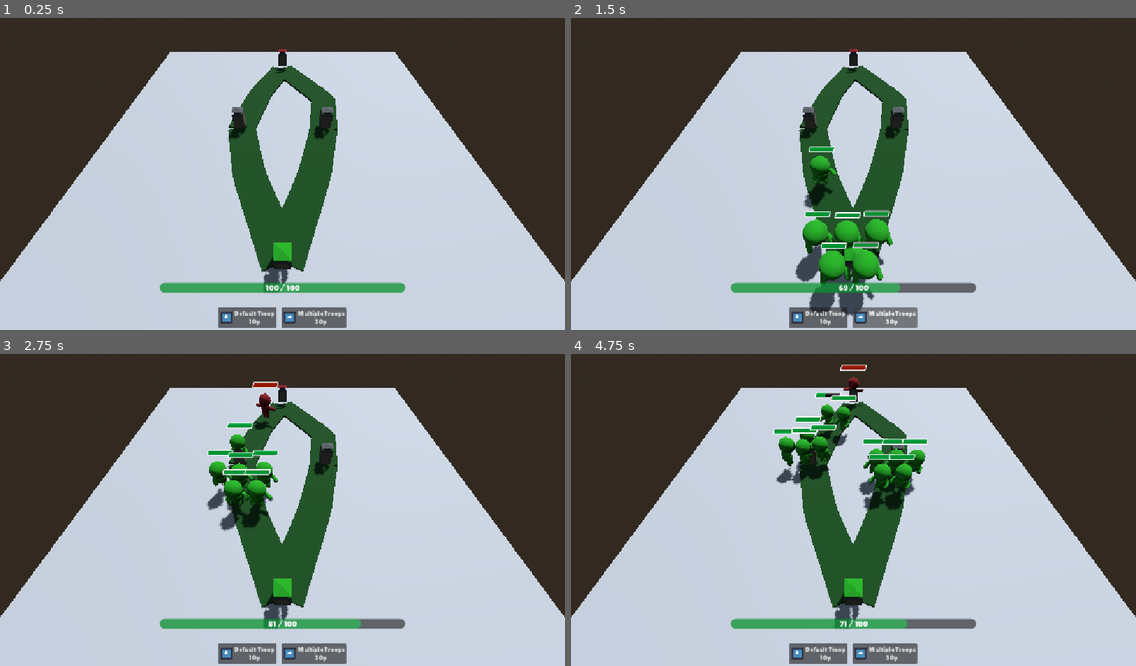
Above: before the commit, frames 1-4 (two rows, left to right).
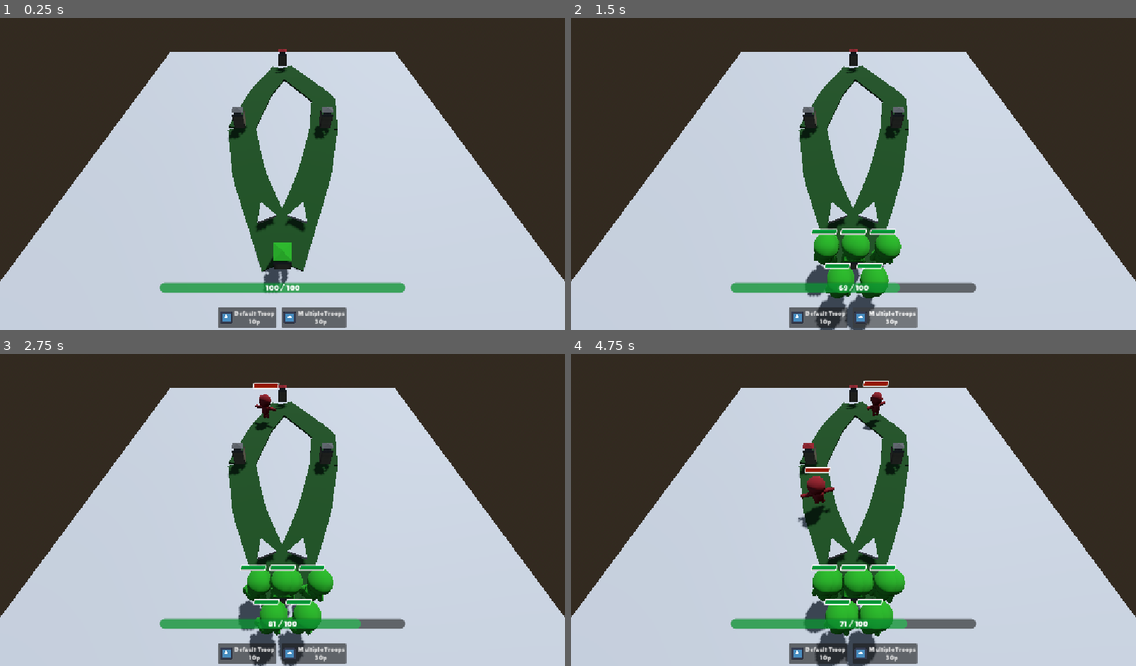
Above: after the commit, the same moments.

Repository: redd096/CrossCommunityGameJam2026
Game: Godot game, scene res://Scenes/game_scene.tscn
The game is run twice, just before and just after one commit, with the same random seed, the same clock (stepped at 60 frames per second) and the same inputs. The engine's default icon, where the game draws it, is replaced by a stand-in: a white triangle on a blue panel in a dark square.
Inputs (mouse positions are in pixels of both pictures, inside the frame that each line leads up to):
- Up to frame 1 (0.25 s): no input
- Up to frame 2 (1.5 s): click "Default Troop 10p" at 0.5 s; click "Multiple Troops 30p" at 1.25 s
- Up to frame 3 (2.75 s): move the mouse to (406, 491) at 2.02 s; hold Right (ui_right) from 2.03 s (still down); click (406, 491) at 2.17 s
- Up to frame 4 (4.75 s): move the mouse to (740, 522) at 2.77 s; release Right (ui_right) at 2.78 s; hold Down (ui_down) 2.78-3.53 s; click (740, 522) at 2.92 s; tap Enter (ui_accept) at 3.02, 4.52 s; move the mouse to (910, 438) at 3.52 s; hold Right (ui_right) 3.53-4.28 s; click (910, 438) at 3.67 s; move the mouse to (825, 569) at 4.27 s; hold Up (ui_up) from 4.28 s (still down); click (825, 569) at 4.42 s

The runs differ from the first frame. In frame 1, 0.4% of the frame differs, in the area x 45-55%, y 59-69%; in frame 2, 5.0%; in frame 3, 6.0%; in frame 4, 8.6%, in the area x 35-64%, y 3-100%.

Commit message:
arrows to select path

Diff:
--- /dev/null
+++ b/Materials/arrow_selected_material.tres
@@ -0,0 +1,4 @@
+[gd_resource type="StandardMaterial3D" format=3 uid="uid://4evgxxrbxg6b"]
+
+[resource]
+albedo_color = Color(1, 0.75, 0.1, 1)
--- a/Scenes/game_scene.tscn
+++ b/Scenes/game_scene.tscn
@@ -15,6 +15,7 @@
 [ext_resource type="Resource" uid="uid://d270xf1t1x71l" path="res://ScriptableObjects/EnemyUnits/default_enemy_unit.tres" id="12_4xiap"]
 [ext_resource type="Script" uid="uid://bwoeuf3twejih" path="res://Scripts/managers/player_mouse_manager.gd" id="13_mouse"]
 [ext_resource type="Script" uid="uid://bidk1am4e7n7u" path="res://Scripts/managers/hover_outline.gd" id="14_hover"]
+[ext_resource type="PackedScene" uid="uid://btusrjq64rhx4" path="res://Scenes/path_arrow.tscn" id="15_arrow"]
 
 [sub_resource type="ProceduralSkyMaterial" id="ProceduralSkyMaterial_1ixah"]
 sky_horizon_color = Color(0.66224277, 0.6717428, 0.6867428, 1)
@@ -138,6 +139,7 @@
 emptyUnitPrefab = ExtResource("3_ikfsv")
 playerUnitPrefab = ExtResource("4_5dgvu")
 enemyUnitPrefab = ExtResource("5_uscyt")
+arrowPrefab = ExtResource("15_arrow")
 metadata/_custom_type_script = "uid://dce1w37ti0adq"
 
 [node name="Path3D_AB" type="Path3D" parent="CSGBox3D_Map" unique_id=1991840106]
@@ -185,11 +187,12 @@
 [node name="MapNode_B" type="Node3D" parent="CSGBox3D_Map" unique_id=1881565011]
 transform = Transform3D(1, 0, 0, 0, 1, 0, 0, 0, 1, -3, 1, 0.344)
 script = ExtResource("1_b6fju")
+default_faction = 2
 nodes = Array[ExtResource("2_fiftr")]([SubResource("Resource_xgnhf"), SubResource("Resource_tckcw")])
 emptyUnitPrefab = ExtResource("3_ikfsv")
 playerUnitPrefab = ExtResource("4_5dgvu")
 enemyUnitPrefab = ExtResource("5_uscyt")
-default_faction = 2
+arrowPrefab = ExtResource("15_arrow")
 metadata/_custom_type_script = "uid://dce1w37ti0adq"
 
 [node name="Path3D_BD" type="Path3D" parent="CSGBox3D_Map" unique_id=130352438]
@@ -217,11 +220,12 @@
 [node name="MapNode_C" type="Node3D" parent="CSGBox3D_Map" unique_id=1530324592]
 transform = Transform3D(1, 0, 0, 0, 1, 0, 0, 0, 1, 3, 1, 0.344)
 script = ExtResource("1_b6fju")
+default_faction = 2
 nodes = Array[ExtResource("2_fiftr")]([SubResource("Resource_jq0hu"), SubResource("Resource_6ooll")])
 emptyUnitPrefab = ExtResource("3_ikfsv")
 playerUnitPrefab = ExtResource("4_5dgvu")
 enemyUnitPrefab = ExtResource("5_uscyt")
-default_faction = 2
+arrowPrefab = ExtResource("15_arrow")
 metadata/_custom_type_script = "uid://dce1w37ti0adq"
 
 [node name="Path3D_CD" type="Path3D" parent="CSGBox3D_Map" unique_id=416021793]
@@ -249,11 +253,12 @@
 [node name="MapNode_D" type="Node3D" parent="CSGBox3D_Map" unique_id=788405148]
 transform = Transform3D(1, 0, 0, 0, 1, 0, 0, 0, 1, 0, 1, -8.62414)
 script = ExtResource("1_b6fju")
+default_faction = 1
 nodes = Array[ExtResource("2_fiftr")]([SubResource("Resource_ikfsv"), SubResource("Resource_5dgvu")])
 emptyUnitPrefab = ExtResource("3_ikfsv")
 playerUnitPrefab = ExtResource("4_5dgvu")
 enemyUnitPrefab = ExtResource("5_uscyt")
-default_faction = 1
+arrowPrefab = ExtResource("15_arrow")
 metadata/_custom_type_script = "uid://dce1w37ti0adq"
 
 [node name="PlayerManager" type="Node" parent="." unique_id=2087178807 node_paths=PackedStringArray("start_selected_spawner")]
--- /dev/null
+++ b/Scenes/path_arrow.tscn
@@ -0,0 +1,26 @@
+[gd_scene format=3 uid="uid://btusrjq64rhx4"]
+
+[ext_resource type="Script" uid="uid://ww6ddjqxhkfn" path="res://Scripts/map/path_player_selector.gd" id="1_selector"]
+[ext_resource type="Material" uid="uid://4evgxxrbxg6b" path="res://Materials/arrow_selected_material.tres" id="2_td6pm"]
+
+[sub_resource type="PrismMesh" id="PrismMesh_arrow"]
+size = Vector3(0.2, 0.2, 0.04)
+
+[sub_resource type="BoxShape3D" id="BoxShape3D_arrow"]
+size = Vector3(1.1, 0.4, 1.1)
+
+[node name="PathArrow" type="StaticBody3D" unique_id=1712293953 node_paths=PackedStringArray("mesh", "collision_shape")]
+collision_layer = 16
+collision_mask = 0
+script = ExtResource("1_selector")
+mesh = NodePath("MeshInstance3D")
+collision_shape = NodePath("CollisionShape3D")
+selected_material = ExtResource("2_td6pm")
+
+[node name="MeshInstance3D" type="MeshInstance3D" parent="." unique_id=1226184152]
+transform = Transform3D(5, 0, 0, 0, 0, 5, 0, -5, 0, 0, 0.2, 0)
+mesh = SubResource("PrismMesh_arrow")
+
+[node name="CollisionShape3D" type="CollisionShape3D" parent="." unique_id=217217995]
+transform = Transform3D(1, 0, 0, 0, 1, 0, 0, 0, 1, 0, 0.2, 0)
+shape = SubResource("BoxShape3D_arrow")
--- a/Scripts/managers/player_mouse_manager.gd
+++ b/Scripts/managers/player_mouse_manager.gd
@@ -40,18 +40,11 @@
 
 	# end hover on previous object
 	if previous_hover:
-		# previous_hover.tree_exiting.disconnect(_on_hover_tree_exiting)
 		on_end_hover.emit(previous_hover)
 
 	# start hover on new object
 	if current_hover:
-		# current_hover.tree_exiting.connect(_on_hover_tree_exiting)
 		on_start_hover.emit(current_hover)
-
-
-# ## The object is going to be destroyed (e.g. a conquered tower): end hover while it is still valid
-# func _on_hover_tree_exiting() -> void:
-# 	_set_hover(null)
 
 
 ## Raycast from camera to mouse position. Return null if there is nothing or the mouse is on UI
@@ -72,7 +65,6 @@
 		return null
 
 	return hit.collider as CollisionObject3D
-	# return hit.get("collider") as CollisionObject3D
 
 #endregion
 
@@ -88,6 +80,10 @@
 	# which is an OrphanUnit but not a MovableOrphanUnit
 	if target is OrphanUnit and not target is MovableOrphanUnit:
 		_try_select_spawner((target as OrphanUnit).current_map_node)
+	# or it is an arrow to select a path
+	elif target is PathPlayerSelector:
+		var arrow: PathPlayerSelector = target as PathPlayerSelector
+		arrow.map_node.set_selected_path(arrow.struct_path)
 
 
 func _try_select_spawner(map_node: MapNode) -> void:
--- a/Scripts/map/map_node.gd
+++ b/Scripts/map/map_node.gd
@@ -1,28 +1,38 @@
 extends Node3D
 class_name MapNode
 
+@export var default_faction : OrphanUnit.ECharacterFaction
+
+@export_group("Paths from this node")
 ## every possible path from this node
 @export var nodes : Array[StructPathNode]
-# tower prefabs
-@export var emptyUnitPrefab : PackedScene
-@export var playerUnitPrefab : PackedScene
-@export var enemyUnitPrefab : PackedScene
-# faction
-@export var default_faction : OrphanUnit.ECharacterFaction
+
+@export_group("Tower prefabs")
+@export var emptyUnitPrefab : PackedScene 	## OrphaUnit
+@export var playerUnitPrefab : PackedScene	## OrphaUnit
+@export var enemyUnitPrefab : PackedScene	## OrphaUnit
+
+@export_group("Arrow Path")
+@export var arrowPrefab : PackedScene ## PathPlayerSelector
+@export var arrow_distance : float = 2.5 ## distance from this node, in meter along the path
 
 signal on_conquisted_node(new_faction: OrphanUnit.ECharacterFaction)
 
-var selectedPath : StructPathNode ## player current selected path when reach this node
+var selectedPath : StructPathNode ## path selected by the player, null when there isn't one or this node is no more of the player
 var currentUnit : OrphanUnit ## the tower on this node
+var arrows : Array[PathPlayerSelector] ## one for every path
 var current_faction: OrphanUnit.ECharacterFaction
 ## key: path that starts from this node; value: Array[OrphanUnit] on this node/path
 ## the currentUnit (the tower) is not in this array
 var current_units_on_this_node: Dictionary[Path3D, Array]
 
 
-func _ready() -> void :
+func _ready() -> void:
 	current_faction = default_faction
 	_recreate_tower()
+	# create disabled arrows
+	_create_arrows()
+	_update_arrows()
 
 
 func on_tower_destroyed(destroyer_faction: OrphanUnit.ECharacterFaction) -> void:
@@ -30,6 +40,8 @@
 	current_faction = destroyer_faction
 	_recreate_tower()
 	on_conquisted_node.emit(destroyer_faction)
+	# and disable selected path
+	set_selected_path(null)
 
 
 func _recreate_tower() -> void:
@@ -47,6 +59,33 @@
 			currentUnit = enemyUnitPrefab.instantiate() as OrphanUnit
 	add_child(currentUnit)
 	currentUnit.setup(self)
+
+
+#region player selected path
+
+## Set the path that player's units on this node must follow
+func set_selected_path(struct: StructPathNode) -> void:
+	selectedPath = struct
+	_update_arrows()
+
+
+func _create_arrows() -> void:
+	# create an arrow for every path
+	for struct: StructPathNode in nodes:
+		var arrow: PathPlayerSelector = arrowPrefab.instantiate() as PathPlayerSelector
+		add_child(arrow)
+		arrow.setup(self, struct, arrow_distance)
+		arrows.append(arrow)
+
+
+func _update_arrows() -> void:
+	for arrow: PathPlayerSelector in arrows:
+		# show arrows only if the node is of the player
+		arrow.set_active(current_faction == OrphanUnit.ECharacterFaction.PLAYER)
+		# and highlight selected one
+		arrow.set_selected(arrow.struct_path == selectedPath)
+
+#endregion
 
 
 #region units on node
--- /dev/null
+++ b/Scripts/map/path_player_selector.gd
@@ -0,0 +1,45 @@
+extends StaticBody3D
+class_name PathPlayerSelector
+
+## Arrow on a MapNode, that player can click to select one of its paths
+
+@export var mesh: MeshInstance3D
+@export var collision_shape: CollisionShape3D
+@export var selected_material: Material ## material used when this is the selected path
+
+var map_node: MapNode
+var struct_path: StructPathNode
+
+
+## Save values and place the arrow on the path, looking at its direction [br]
+## distance: how far from the map node, in meter along the path
+func setup(_map_node: MapNode, _struct_path: StructPathNode, distance: float) -> void:
+	map_node = _map_node
+	struct_path = _struct_path
+
+	# calculate node and arrow position on the path
+	# NB when the path is in reverse, this node is at the end of the path
+	var path: Path3D = map_node.get_path_from_struct(struct_path)
+	var length: float = path.curve.get_baked_length()
+	var node_progress: float = 0.0 if struct_path.move_forward else length
+	var arrow_progress: float = distance if struct_path.move_forward else length - distance
+
+	# calculate node and arrow position in global space
+	var node_position: Vector3 = MovementUtilities.get_path_global_position(path, node_progress)
+	var arrow_position: Vector3 = MovementUtilities.get_path_global_position(path, arrow_progress)
+
+	# place the arrow, and look at direction
+	global_position = arrow_position
+	var direction: Vector3 = arrow_position - node_position
+	look_at(arrow_position + direction)
+
+
+## Show or hide the arrow. And disable also collision, so mouse can't click it
+func set_active(active: bool) -> void:
+	visible = active
+	collision_shape.disabled = not active
+
+
+## Show if this is the path currently selected on the node
+func set_selected(selected: bool) -> void:
+	mesh.material_override = selected_material if selected else null
--- a/Scripts/units/player/states/player_idle_state.gd
+++ b/Scripts/units/player/states/player_idle_state.gd
@@ -1,17 +1,16 @@
 extends State
 class_name PlayerIdleState
 
-## State when unit is on a node and wait for Player to select a path to start move
+## State when unit is on a node and wait for Player to select a path to start move. [br]
+## If the path is already selected, move immediately.
 ## If there is only one path, don't wait for Player to select it
 
 @export var check_targets_interval: float = 0.1 ## seconds between checks of Player units in attack range
-@export var check_path_interval: float = 1.0 ## seconds between checks what to do (move along some path or defend)
 
 var sm: PlayerStateMachineComponent
 var current_node: MapNode
 
 var _targets_timer: float = 0.0
-var _path_timer: float = 0.0
 
 
 func _enter_state() -> void:
@@ -20,7 +19,6 @@
 
 	# reset values (set completed timer to do immediatly first check)
 	_targets_timer = check_targets_interval
-	_path_timer = check_path_interval
 
 	# arrived on an empty tower: conquer it immediately
 	if current_node.current_faction == OrphanUnit.ECharacterFaction.NONE:
@@ -35,11 +33,8 @@
 		if _check_targets():
 			return
 
-	# every few seconds, check what to do
-	_path_timer += delta
-	if _path_timer > check_path_interval:
-		_path_timer = 0.0
-		_check_paths()
+	# else, move on the path if selected
+	_check_paths()
 
 
 func _check_targets() -> bool:
@@ -52,7 +47,7 @@
 
 
 func _check_paths() -> void:
-	# else, find a tower to move to
+	# if there is a path selected, move along it
 	var move_path: StructPathNode = _get_next_path()
 	if move_path != null:
 		sm.set_new_node_and_path(current_node, move_path)
@@ -62,95 +57,24 @@
 
 
 func _get_next_path() -> StructPathNode:
-	# if there is only one path, move to it
-	if current_node.nodes.size() == 1:
-		return current_node.nodes[0]
+	# if this node isn't of the player (e.g. reconquered by enemies), stay to fight
+	# NB this is necessary because the fight check is only every few seconds, not every frame
+	if current_node.current_faction != OrphanUnit.ECharacterFaction.PLAYER:
+		return null
 
-	# split paths to enemy towers and paths to empty towers
-	var enemy_paths: Array[StructPathNode]
-	var empty_paths: Array[StructPathNode]
-	for struct_path: StructPathNode in current_node.nodes:
-		var target_node: MapNode = current_node.get_map_node_from_struct(struct_path)
-		if target_node.current_faction == OrphanUnit.ECharacterFaction.ENEMY:
-			enemy_paths.append(struct_path)
-		elif target_node.current_faction == OrphanUnit.ECharacterFaction.NONE:
-			empty_paths.append(struct_path)
+	# if player selected a path on this node, move to it
+	if current_node.selectedPath != null:
+		return current_node.selectedPath
 
-	# move to enemy's towers
-	if not enemy_paths.is_empty():
-		return _get_shorter_path_from_list(enemy_paths)
+	# if there is only one path to a node that isn't already of the player, move to it
+	var paths_to_conquer: Array[StructPathNode] = current_node.nodes.filter(_is_path_to_conquer)
+	if paths_to_conquer.size() == 1:
+		return paths_to_conquer[0]
 
-	# if there aren't enemy tower, move to empty towers
-	if not empty_paths.is_empty():
-		return _get_shorter_path_from_list(empty_paths)
-
-	# if there aren't objectives near, draw a path from this tower to nearest tower with enemy or empty towers connected
-	return _draw_path_to_enemy_tower_with_enemy_or_empty_near()
+	# else, wait for player to select a path
+	return null
 
 
-#region private api
-
-
-func _get_shorter_path_from_list(list: Array[StructPathNode]) -> StructPathNode:
-	var shortest: StructPathNode = null
-	var shortest_length: float = INF
-
-	for struct: StructPathNode in list:
-		var path: Path3D = current_node.get_path_from_struct(struct)
-		var length: float = path.curve.get_baked_length()
-		if length < shortest_length:
-			shortest_length = length
-			shortest = struct
-
-	return shortest
-
-
-## Dijkstra algorithm on the whole map, starting from current_node.
-## Returns the first path to take to reach the nearest ENEMY tower (it can pass through other towers too).
-## If no enemy tower is reachable, returns the first path to the nearest EMPTY tower
-func _draw_path_to_enemy_tower_with_enemy_or_empty_near() -> StructPathNode:
-	# shortest known distance from current_node to every discovered node
-	var distances: Dictionary[MapNode, float] = {current_node: 0.0}
-	# for every discovered node, the first path to take from current_node to reach it
-	var first_steps: Dictionary[MapNode, StructPathNode] = {}
-	# nodes that we know for sure the shortests distance
-	var visited: Dictionary[MapNode, bool] = {}
-	# fallback if there aren't enemy towers reachable (the nearest tower empty)
-	var nearest_empty: MapNode = null
-
-	while true:
-		# pick the closest node not visited yet
-		var mapNode: MapNode = null
-		for candidate: MapNode in distances:
-			if not visited.has(candidate) and (mapNode == null or distances[candidate] < distances[mapNode]):
-				mapNode = candidate
-		# every reachable node was visited
-		if mapNode == null:
-			break
-		visited[mapNode] = true
-
-		if mapNode != current_node:
-			## FOUND NEAREST ENEMY TOWER
-			if mapNode.current_faction == OrphanUnit.ECharacterFaction.ENEMY:
-				return first_steps[mapNode]
-			# remember the nearest empty tower, but keep searching for a enemy tower
-			if mapNode.current_faction == OrphanUnit.ECharacterFaction.NONE and nearest_empty == null:
-				nearest_empty = mapNode
-				#IF WE DECIDE THAT THE NEAREST EMPTY TOWER IS OKAY, RETURN HERE, INSTEAD OF LOOK FOR THE ENEMY TOWER
-
-		# update distances of the connected nodes
-		for struct_path: StructPathNode in mapNode.nodes:
-			var neighbour: MapNode = mapNode.get_map_node_from_struct(struct_path)
-			var distance: float = distances[mapNode] + mapNode.get_path_from_struct(struct_path).curve.get_baked_length()
-			if distance < distances.get(neighbour, INF):
-				distances[neighbour] = distance
-				# from current_node the first step is the path itself, otherwise inherit it from the previous node
-				first_steps[neighbour] = struct_path if mapNode == current_node else first_steps[mapNode]
-
-	# FALLBACK NEAREST EMPTY TOWER
-	if nearest_empty != null:
-		return first_steps[nearest_empty]
-
-	return null
-
-#endregion
+func _is_path_to_conquer(struct_path: StructPathNode) -> bool:
+	var target_node: MapNode = current_node.get_map_node_from_struct(struct_path)
+	return target_node.current_faction != OrphanUnit.ECharacterFaction.PLAYER
Not shown, added: Scripts/map/path_player_selector.gd.uid
